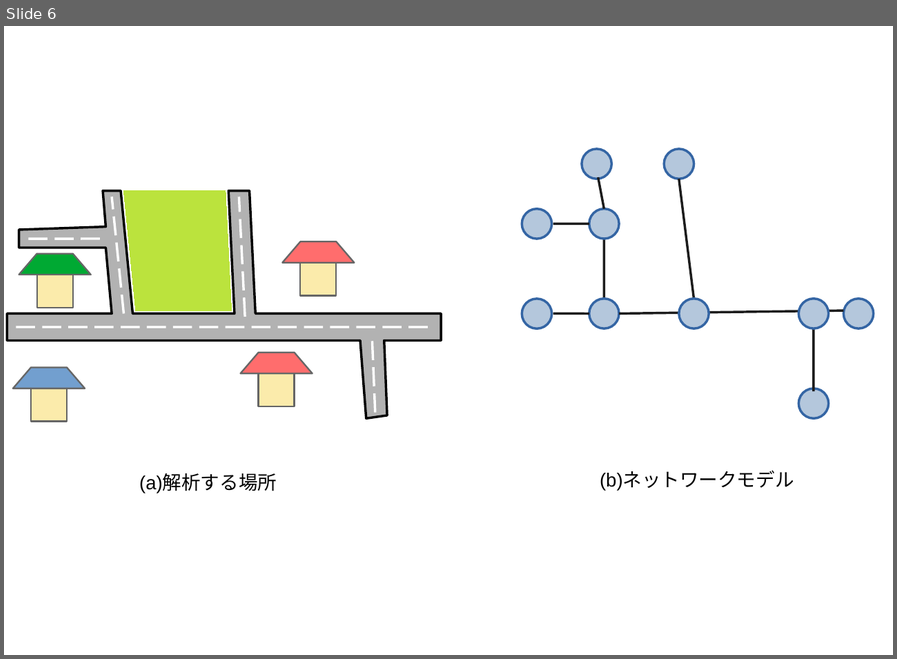
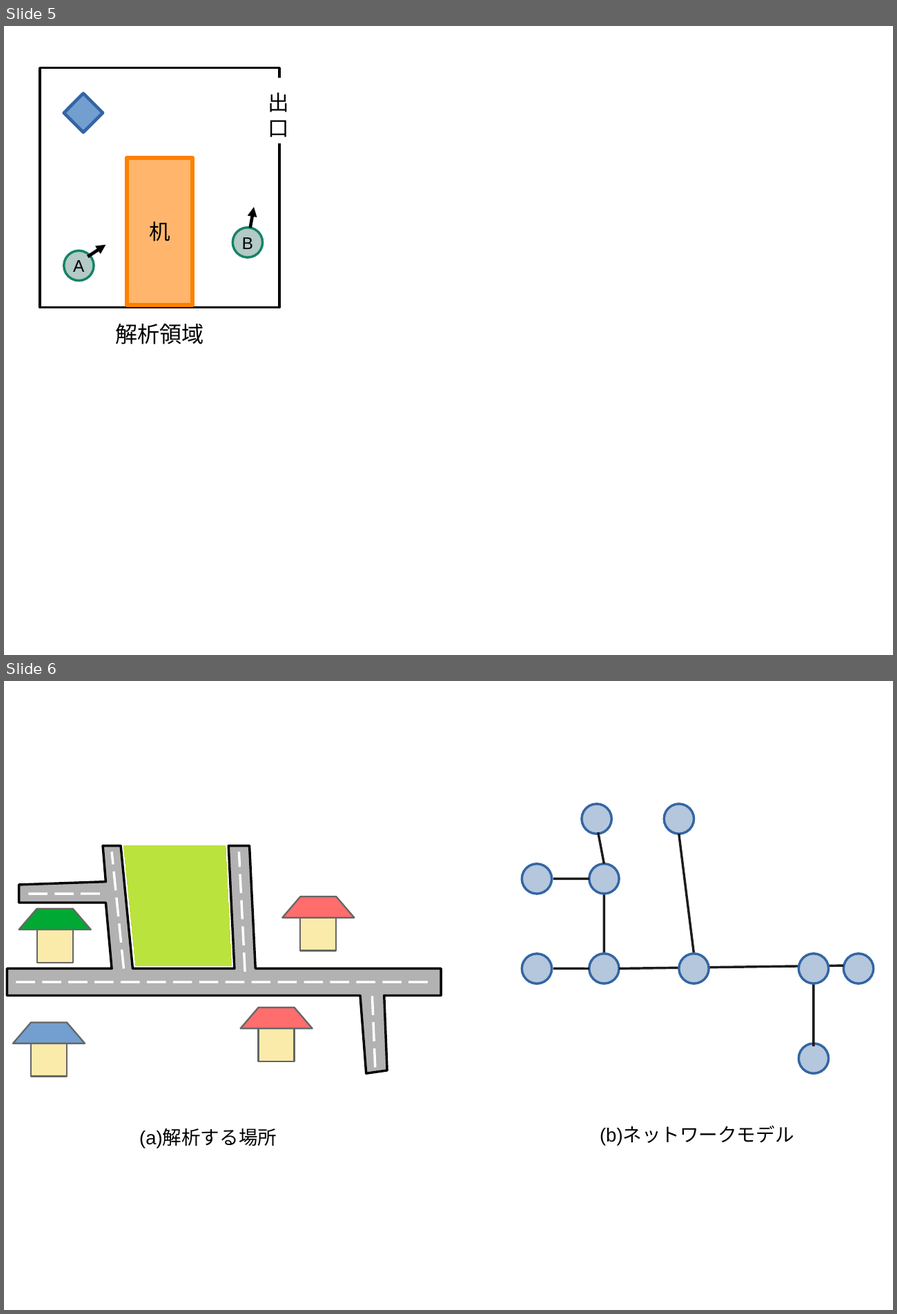
Before and after one commit to payao8810/shuron, a slide deck: fig.odp. Shown one above the other, each under a label of ours: slide 6 before the commit, slides 5 and 6 after it. The pictures are 897x659 and 897x1314 pixels, drawn with LibreOffice and Linux fonts; fonts in the diff are those of the drawing. Boxes give left, top, right and bottom in pixels: in the first picture for what was removed or moved away, otherwise in the second. Text is boxed around its words. In the diff, an @@ line names an element or a change of style, - is before the commit and + after.

```diff
--- a/fig.odp
+++ b/fig.odp
@@ slide 5 added at <box>4,26,893,655</box>, background #FFFFFF @@
@@ rectangle added at <box>40,68,279,307</box>, fill #FFFFFF, outline #000000 4.51 pt @@
@@ rectangle added at <box>263,78,293,143</box>, fill #FFFFFF, outline #FFFFFF 0 pt @@
@@ diamond added at <box>63,93,103,132</box>, fill #729FCF, outline #3465A4 6.01 pt @@
@@ text added at <box>268,92,290,137</box>, 40 pt, text #000000 @@
+出
+口
@@ rectangle added at <box>127,158,192,304</box>, fill #FFB66C, outline #FF8000 7.99 pt, 40 pt, text #000000 @@
+机
@@ arrow added from (250, 227) to (254, 207), #000000 6.01 pt @@
@@ ellipse added at <box>232,227,263,258</box>, fill #B3CAC7, outline #158466 4.51 pt, 32 pt, text #000000 @@
+B
@@ ellipse added at <box>63,250,94,281</box>, fill #B3CAC7, outline #158466 4.51 pt, 32 pt, text #000000 @@
+A
@@ arrow added from (87, 256) to (106, 245), #000000 6.01 pt @@
@@ text added at <box>115,323,204,344</box>, 42 pt, text #000000 @@
+解析領域
```
Also in this commit, not shown: 1 slide removed, 14 other files.
